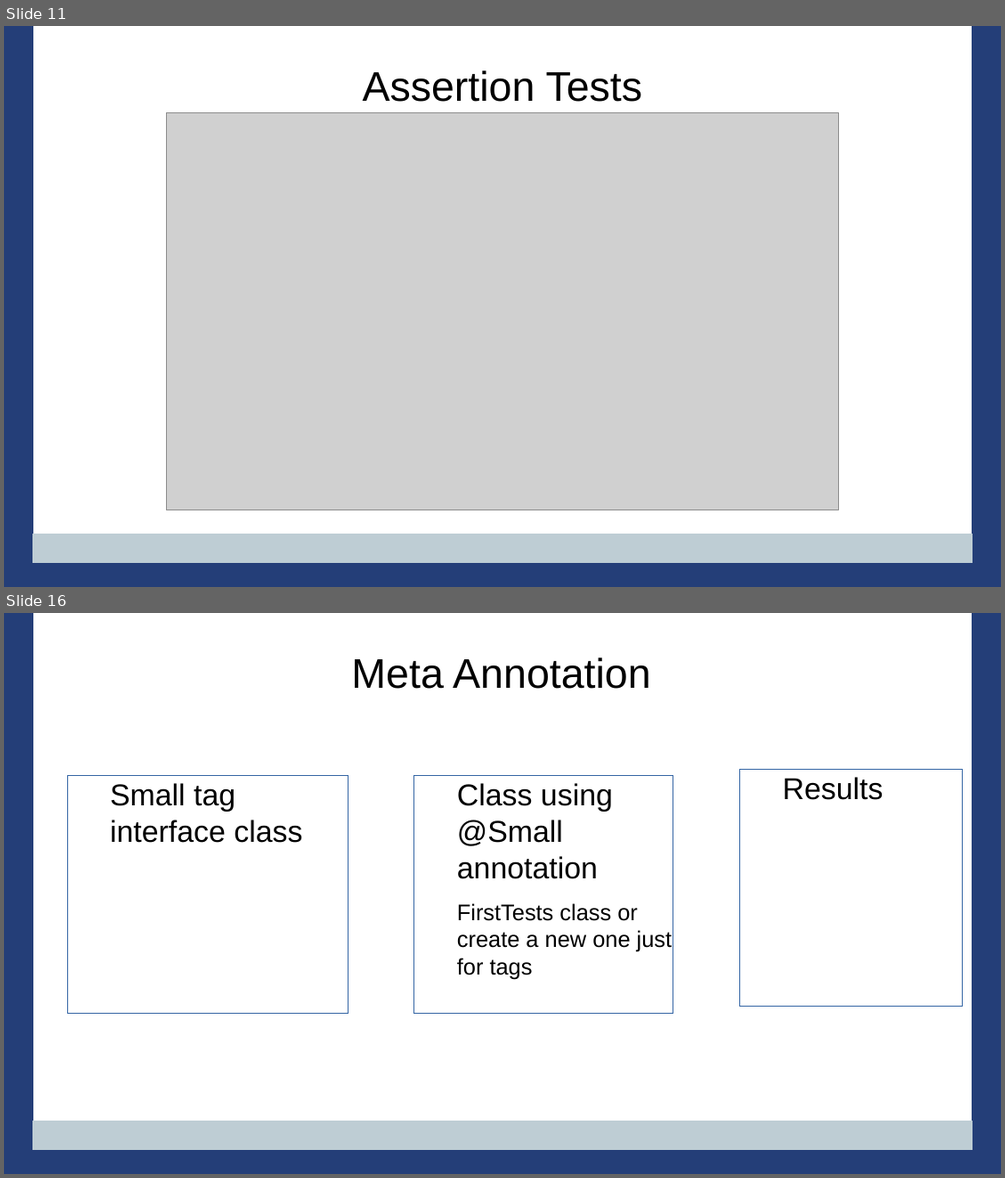
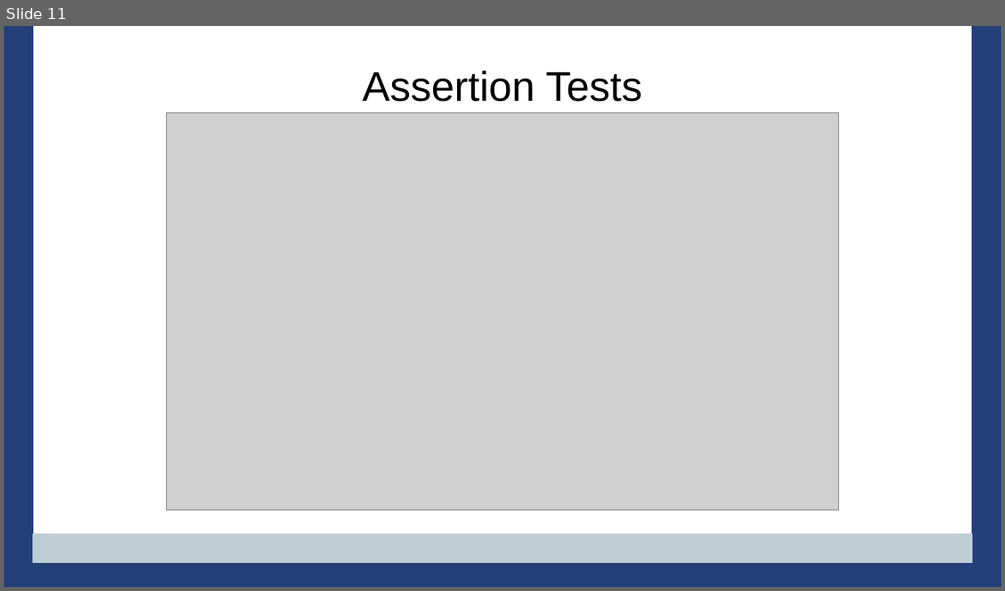
Before and after one commit to PennState/junit5-presentation, a slide deck: src/site/presentation/Junit5_Presentation_JavaOne_2016.odp. Shown one above the other, each under a label of ours: slides 11 and 16 before the commit, slide 11 after it; the slides between them are not shown. The pictures are 1005x1178 and 1005x591 pixels, drawn with LibreOffice and Linux fonts; fonts in the diff are those of the drawing; grey boxes stand for pictures; background and template pictures are left out. Boxes give left, top, right and bottom in pixels: in the first picture for what was removed or moved away, otherwise in the second. Text is boxed around its words. In the diff, an @@ line names an element or a change of style, - is before the commit and + after.

Commit message:
adding slides for assertion and assumption tests

```diff
--- a/src/site/presentation/Junit5_Presentation_JavaOne_2016.odp
+++ b/src/site/presentation/Junit5_Presentation_JavaOne_2016.odp
@@ slide 16 removed at (x1=4, y1=613, x2=1001, y2=1174), background #FFFFFF; not listed: 4 template elements that a slide beside it also shows @@
@@ title removed at (x1=351, y1=657, x2=650, y2=689) @@
-Meta Annotation
@@ text removed at (x1=740, y1=769, x2=963, y2=1005) @@
-Results
@@ text removed at (x1=67, y1=776, x2=348, y2=1013) @@
-Small tag interface class
@@ text removed at (x1=414, y1=776, x2=673, y2=1013) @@
-Class using @Small annotation
-FirstTests class or create a new one just for tags
```
Also in this commit, not shown: 10 slides changed, 9 slides added, 2 other slides removed, 3 other files.
